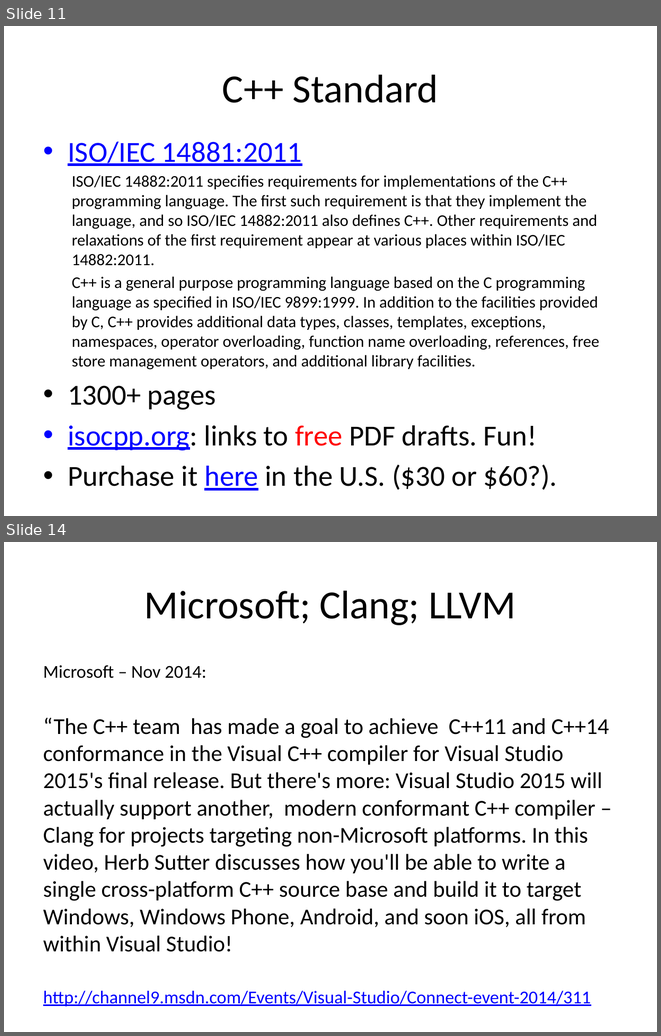
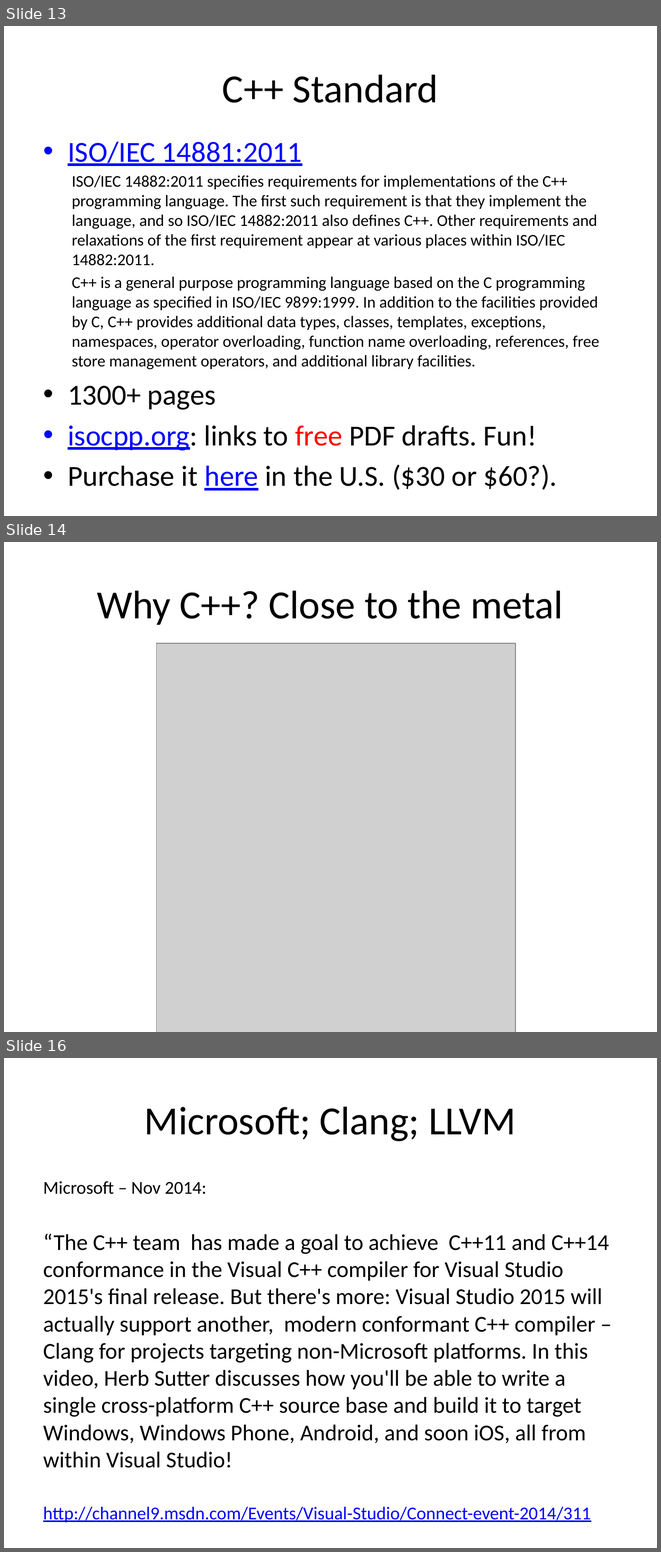
Before and after one commit to fellmad/FunWithCpp11, a slide deck: doc/Fun_with_C++11.pptx. Shown one above the other, each under a label of ours: slides 11 and 14 before the commit, slides 13, 14 and 16 after it; the slides between them are not shown. The pictures are 661x1036 and 661x1552 pixels, drawn with LibreOffice and Linux fonts; fonts in the diff are those of the drawing; grey boxes stand for pictures. Boxes give left, top, right and bottom in pixels: in the first picture for what was removed or moved away, otherwise in the second. Text is boxed around its words. In the diff, an @@ line names an element or a change of style, - is before the commit and + after.

```diff
--- a/doc/Fun_with_C++11.pptx
+++ b/doc/Fun_with_C++11.pptx
@@ slide 14 added at bbox=[4, 542, 657, 1032], background #FFFFFF @@
@@ title added at bbox=[97, 590, 563, 625], 44 pt, text #000000 @@
+Why C++? Close to the metal
@@ picture added at bbox=[156, 643, 515, 1032] @@
@@ what was slide 11 is now slide 13 @@
@@ what was slide 14 is now slide 16 @@
```
Also in this commit, not shown: 13 slides changed, 2 other slides added, 1 slide removed.
